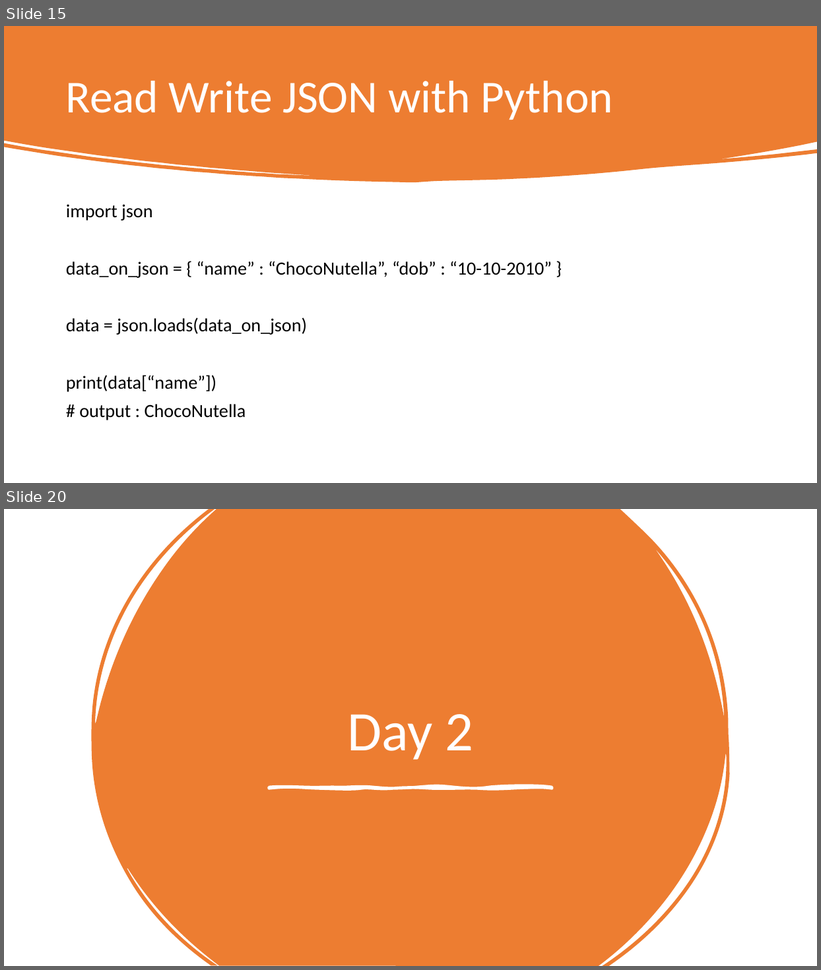
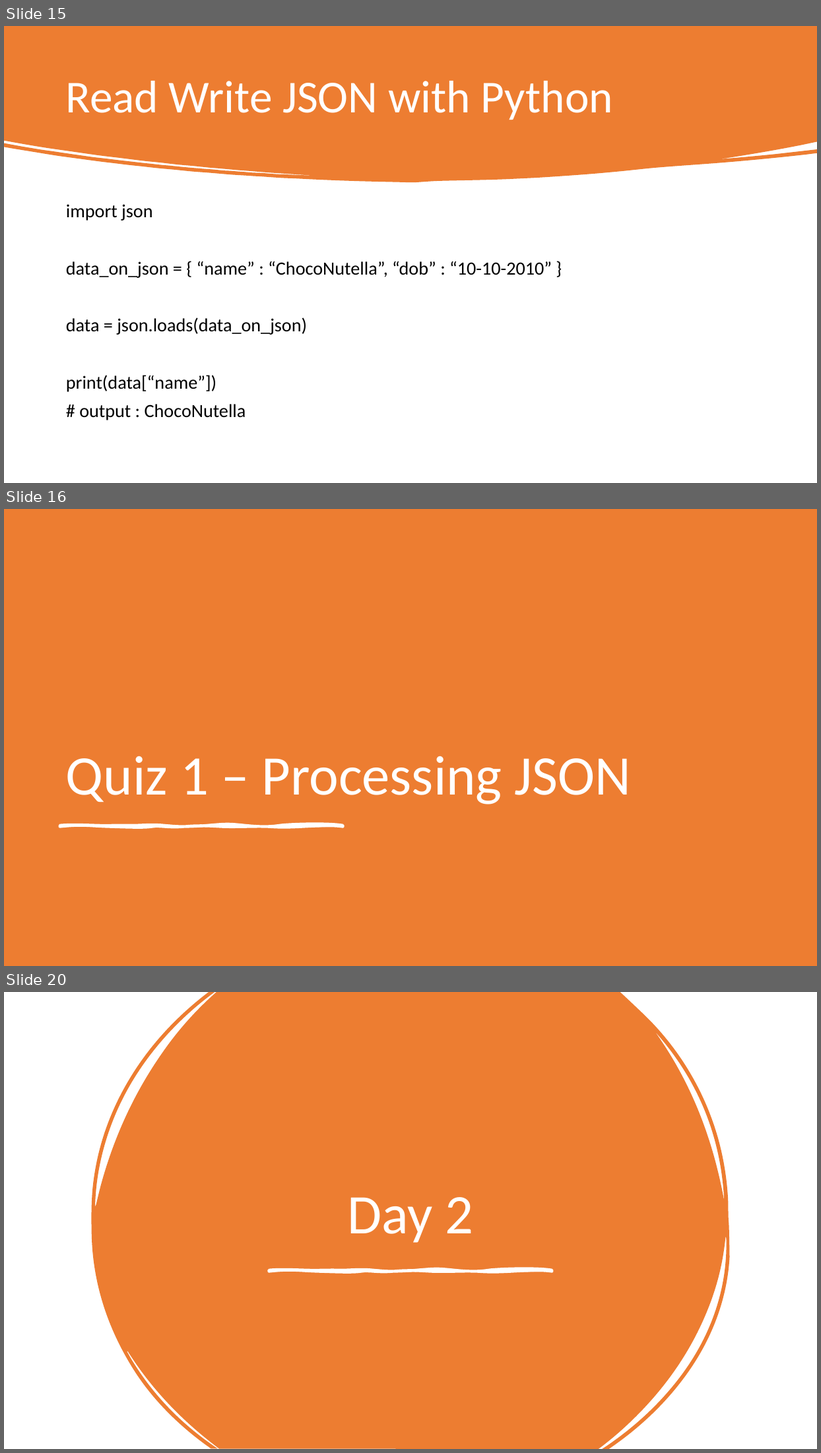
Before and after one commit to choconutella/api-learning, a slide deck: REST API & Web Server.pptx. Shown one above the other, each under a label of ours: slides 15 and 20 before the commit, slides 15, 16 and 20 after it; the slides between them are not shown. The pictures are 821x970 and 821x1453 pixels, drawn with LibreOffice and Linux fonts; fonts in the diff are those of the drawing. Boxes give left, top, right and bottom in pixels: in the first picture for what was removed or moved away, otherwise in the second. Text is boxed around its words. In the diff, an @@ line names an element or a change of style, - is before the commit and + after.

Commit message:
add quiz module

```diff
--- a/REST API & Web Server.pptx
+++ b/REST API & Web Server.pptx
@@ slide 16 added at bbox=[4, 509, 817, 966], background #FFFFFF @@
@@ rectangle added at bbox=[4, 509, 817, 966], fill #ED7D31 @@
@@ title added at bbox=[66, 756, 631, 805], 66 pt, text #FFFFFF @@
+Quiz 1 – Processing JSON
@@ freeform shape added at bbox=[60, 826, 343, 827], fill #FFFFFF, outline #FFFFFF 3.25 pt @@
```
Also in this commit, not shown: 5 slides changed, 1 other slide added, 8 other files.
